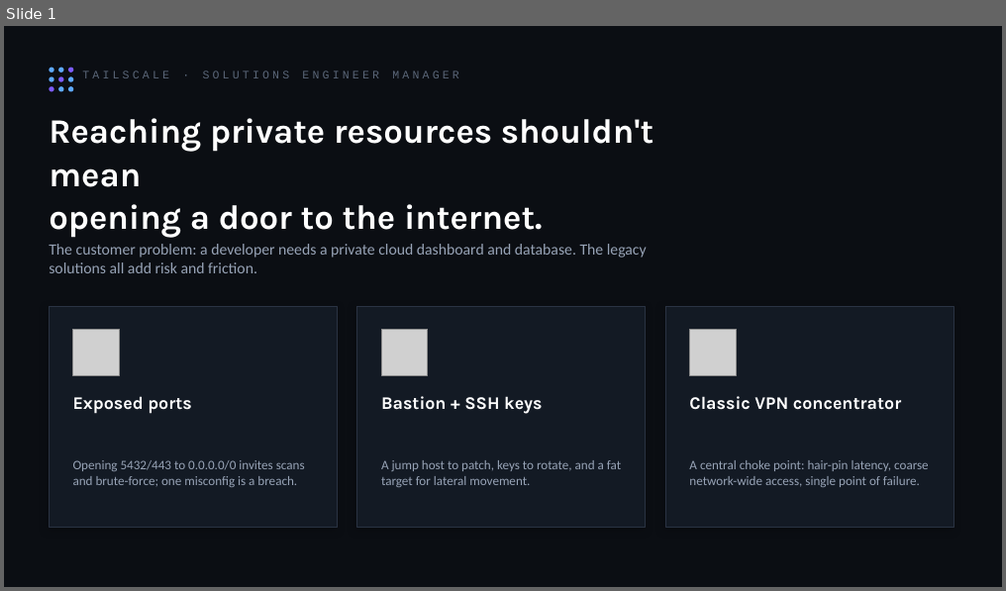
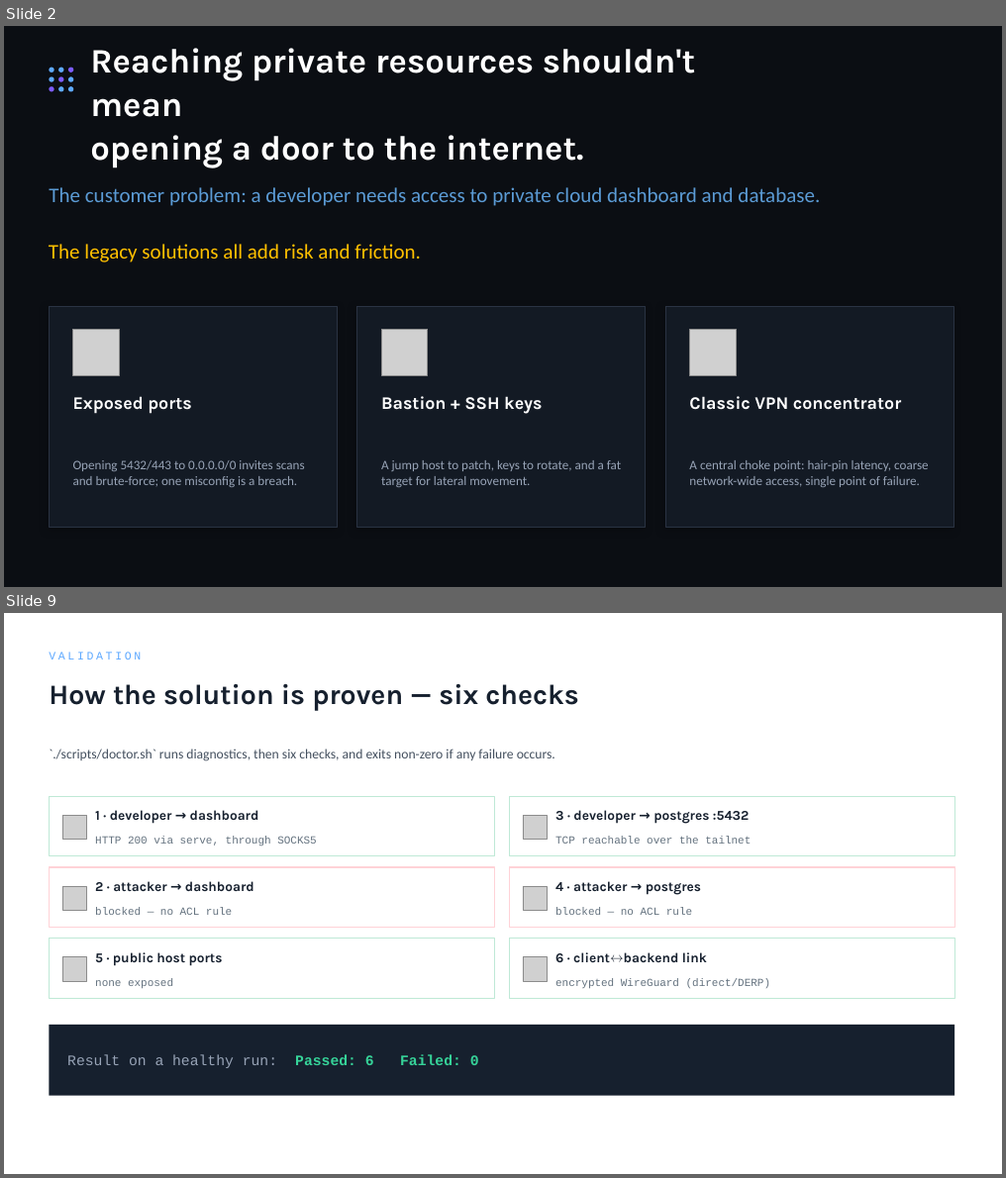
Before and after one commit to Softwizard1/tailscale-example, a slide deck: Tailscale_Walkthrough.pptx. Shown one above the other, each under a label of ours: slide 1 before the commit, slides 2 and 9 after it; the slides between them are not shown. The pictures are 1006x591 and 1006x1178 pixels, drawn with LibreOffice and Linux fonts; fonts in the diff are those of the drawing; grey boxes stand for pictures. Boxes give left, top, right and bottom in pixels: in the first picture for what was removed or moved away, otherwise in the second. Text is boxed around its words. In the diff, an @@ line names an element or a change of style, - is before the commit and + after.

```diff
--- a/Tailscale_Walkthrough.pptx
+++ b/Tailscale_Walkthrough.pptx
@@ slide 9 added at box(4, 613, 1002, 1174), background #FFFFFF @@
@@ text added at box(49, 652, 141, 660), 11 pt, text #5EA9FF @@
+VALIDATION
@@ text added at box(49, 684, 578, 711), 27 pt, text #16202E, bold @@
+How the solution is proven — six checks
@@ text added at box(49, 749, 555, 761), 13 pt, text #44505F @@
+`./scripts/doctor.sh` runs diagnostics, then six checks, and exits non-zero if any failure occurs.
@@ rectangle added at box(49, 796, 494, 857), fill #FFFFFF, outline #BFE9D6 1 pt @@
@@ picture added at box(62, 815, 86, 839) @@
@@ text added at box(95, 810, 259, 824), 13 pt, text #16202E, bold @@
+1 · developer → dashboard
@@ rectangle added at box(509, 796, 954, 857), fill #FFFFFF, outline #BFE9D6 1 pt @@
@@ picture added at box(523, 815, 547, 839) @@
@@ text added at box(555, 810, 748, 824), 13 pt, text #16202E, bold @@
+3 · developer → postgres :5432
@@ text added at box(95, 836, 316, 846), 10.5 pt, text #64727F @@
+HTTP 200 via serve, through SOCKS5
@@ text added at box(555, 836, 750, 844), 10.5 pt, text #64727F @@
+TCP reachable over the tailnet
@@ rectangle added at box(49, 867, 494, 928), fill #FFFFFF, outline #FFD2D7 1 pt @@
@@ rectangle added at box(509, 867, 954, 928), fill #FFFFFF, outline #FFD2D7 1 pt @@
@@ picture added at box(62, 886, 86, 910) @@
@@ text added at box(95, 881, 254, 891), 13 pt, text #16202E, bold @@
+2 · attacker → dashboard
@@ text added at box(95, 907, 232, 915), 10.5 pt, text #64727F @@
+blocked — no ACL rule
@@ picture added at box(523, 886, 547, 910) @@
@@ text added at box(555, 881, 701, 895), 13 pt, text #16202E, bold @@
+4 · attacker → postgres
@@ text added at box(555, 907, 692, 915), 10.5 pt, text #64727F @@
+blocked — no ACL rule
@@ rectangle added at box(49, 939, 494, 998), fill #FFFFFF, outline #BFE9D6 1 pt @@
@@ rectangle added at box(509, 939, 954, 998), fill #FFFFFF, outline #BFE9D6 1 pt @@
@@ picture added at box(62, 958, 86, 981) @@
@@ text added at box(95, 953, 223, 966), 13 pt, text #16202E, bold @@
+5 · public host ports
@@ picture added at box(523, 958, 547, 981) @@
@@ text added at box(555, 953, 707, 962), 13 pt, text #16202E, bold @@
+6 · client↔backend link
@@ text added at box(95, 978, 173, 989), 10.5 pt, text #64727F @@
+none exposed
@@ text added at box(555, 978, 770, 989), 10.5 pt, text #64727F @@
+encrypted WireGuard (direct/DERP)
@@ rectangle added at box(49, 1025, 954, 1096), fill #16202E @@
@@ text added at box(67, 1055, 479, 1068), 14 pt, text #97A3B6 @@
+Result on a healthy run: Passed: 6 Failed: 0
@@ what was slide 1 is now slide 2 @@
@@ slide 2 changed as well @@
@@ text "Reaching private resources shouldn't mean": place and size @@
-text "Reaching private resources shouldn't mean" at box(49, 118, 653, 238)
+text "Reaching private resources shouldn't mean" at box(90, 48, 695, 168)
@@ text removed at box(82, 71, 459, 78) @@
-TAILSCALE · SOLUTIONS ENGINEER MANAGER
@@ text at box(49, 187, 820, 206): text changed; size 15 to 20 pt; text colour #97A3B6 to #5B9BD5 @@
-The customer problem: a developer needs a private cloud dashboard and database. The legacy solutions all add risk and friction.
+The customer problem: a developer needs access to private cloud dashboard and database.
@@ text added at box(49, 244, 421, 263), 20 pt, text #FFC000 @@
+The legacy solutions all add risk and friction.
```
Also in this commit, not shown: 3 other slides changed, 8 other slides added, 5 other files.
